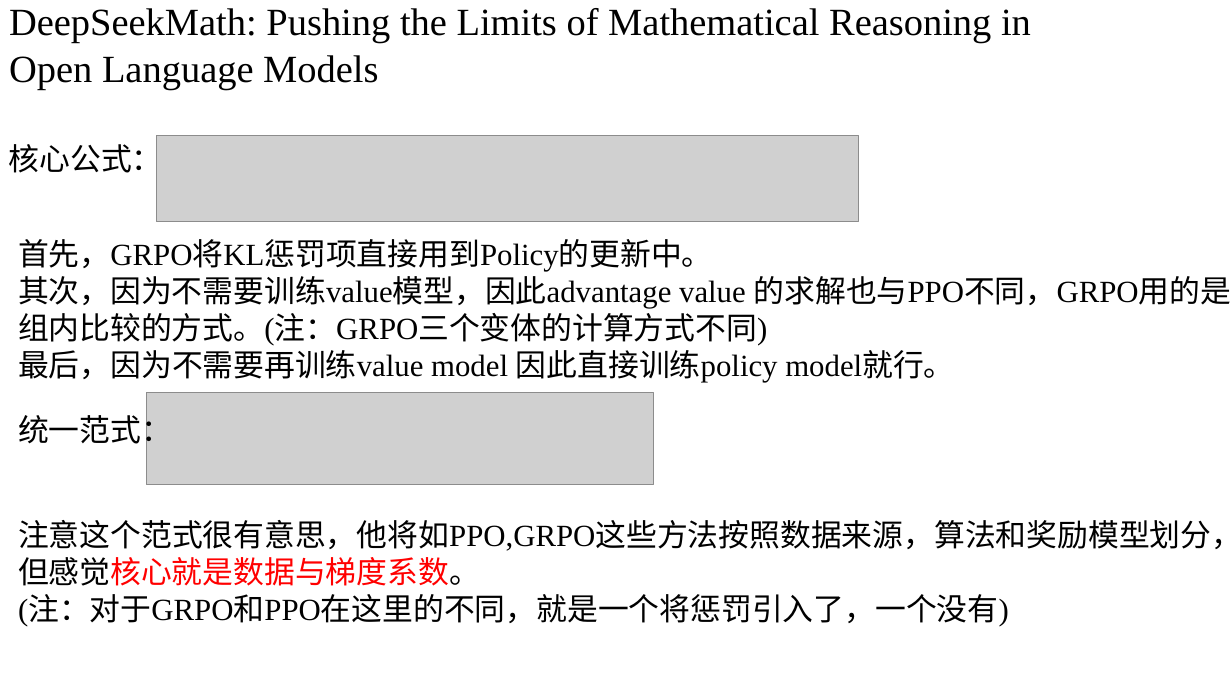
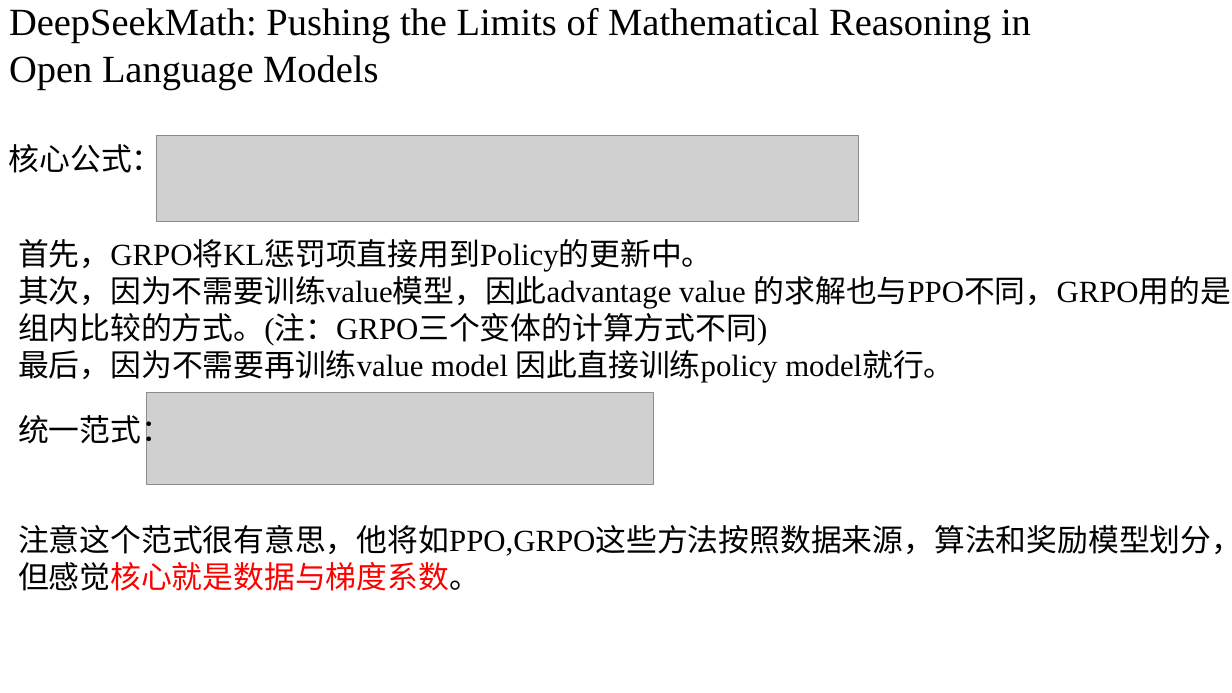
Before and after one commit to Visionary-zhang/Learning, a slide deck: slide 11 of LLM/阶段一.pptx (slide 7 before the commit). Drawn at 1232x693 pixels with LibreOffice and Linux fonts; fonts in the diff are those of the drawing; grey boxes stand for pictures. Boxes give left, top, right and bottom in pixels: in the first picture for what was removed or moved away, otherwise in the second. Text is boxed around its words. In the diff, an @@ line names an element or a change of style, - is before the commit and + after.

```diff
--- a/LLM/阶段一.pptx
+++ b/LLM/阶段一.pptx
@@ text at [18, 596, 1009, 626]: paragraph removed @@
-(注：对于GRPO和PPO在这里的不同，就是一个将惩罚引入了，一个没有)
```
Also in this commit, not shown: 6 other slides changed, 6 slides added, 2 slides removed, 3 other files.
